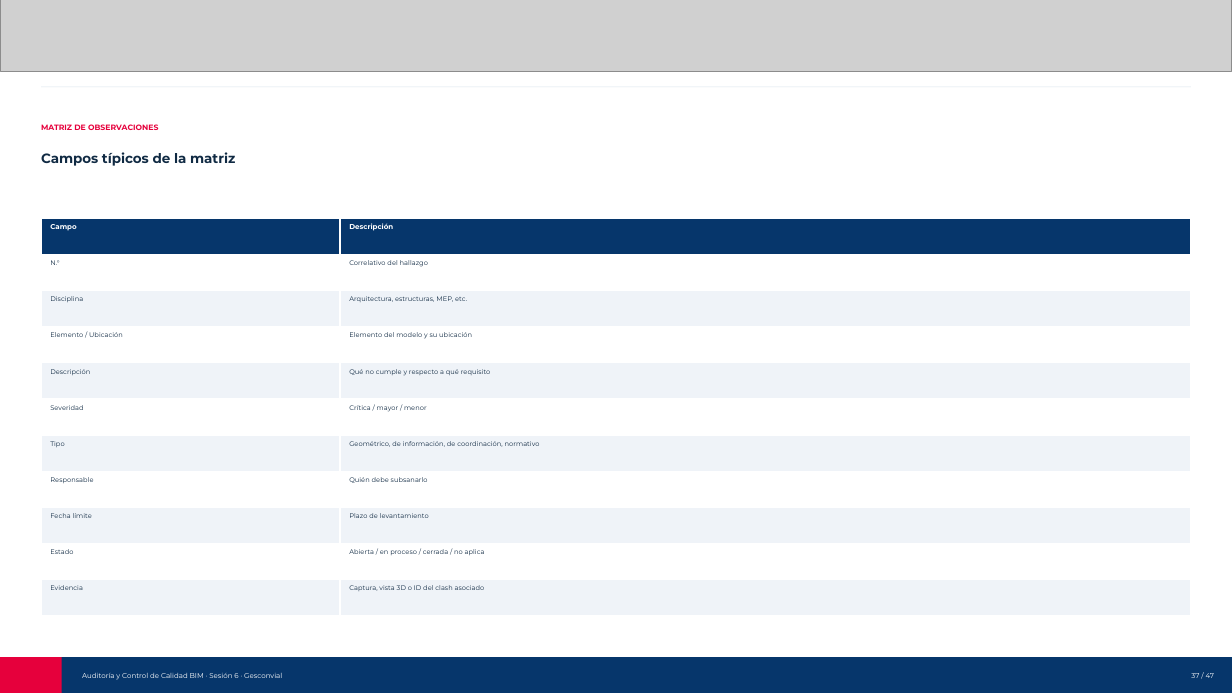
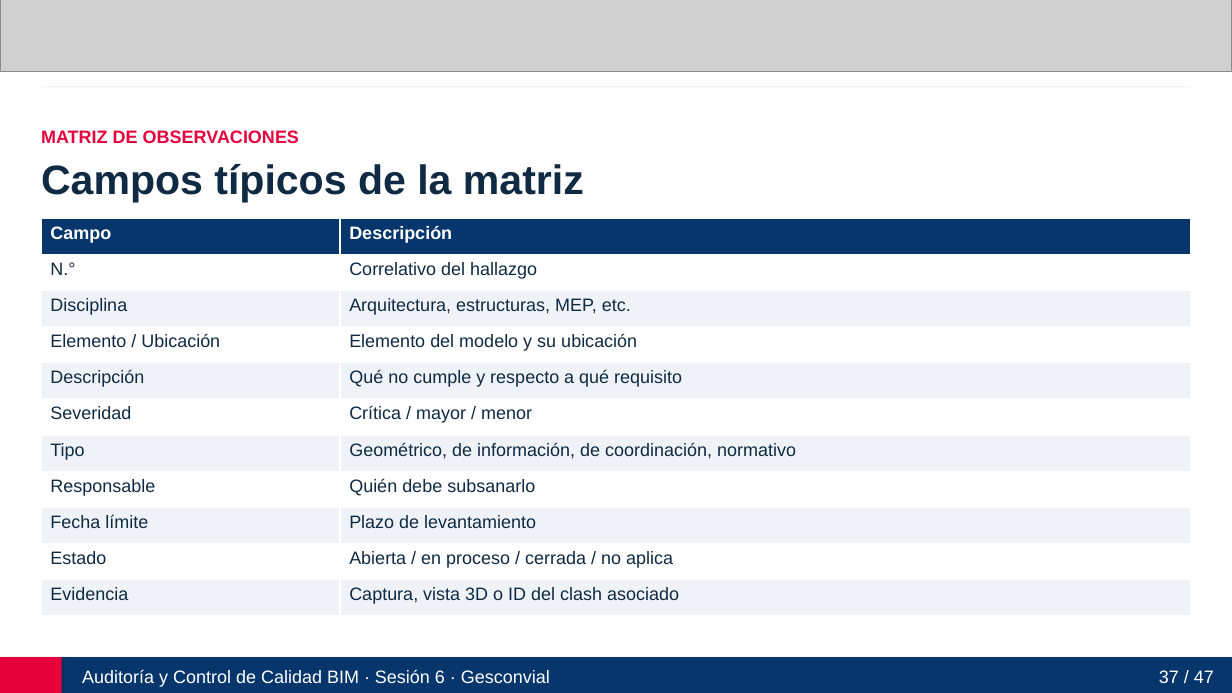
Before and after one commit to manuelzv150-art/auditoria-control-calidad-bim-gesconvial, a slide deck: slide 37 of Auditoria_y_Control_de_Calidad_BIM_Gesconvial_Sesion6.pptx. Drawn at 1232x693 pixels with LibreOffice and Linux fonts; fonts in the diff are those of the drawing; grey boxes stand for pictures. Boxes give left, top, right and bottom in pixels: in the first picture for what was removed or moved away, otherwise in the second. Text is boxed around its words. In the diff, an @@ line names an element or a change of style, - is before the commit and + after.

```diff
--- a/Auditoria_y_Control_de_Calidad_BIM_Gesconvial_Sesion6.pptx
+++ b/Auditoria_y_Control_de_Calidad_BIM_Gesconvial_Sesion6.pptx
@@ text "MATRIZ DE OBSERVACIONES" at <box>41,130,299,144</box>: size 6 to 14 pt, font Montserrat to Arial @@
@@ text "Campos típicos de la matriz" at <box>41,164,584,203</box>: size 10.5 to 32 pt, font Montserrat to Arial @@
@@ table at <box>41,218,1191,616</box> @@
@@ size 5.5 to 14 pt in "Campo", "Descripción" @@
@@ font Montserrat to Arial, size 5.2 to 14 pt @@
@@ rectangle at <box>0,657,1232,693</box>: shadow on @@
@@ text "Auditoría y Control de Calidad ..." at <box>82,670,550,687</box>: size 5.5 to 14 pt, font Montserrat to Arial @@
@@ text "37 / 47" at <box>1159,670,1214,683</box>: size 5.5 to 14 pt, font Montserrat to Arial @@
```
Also in this commit, not shown: 46 other slides changed, 47 other files.
